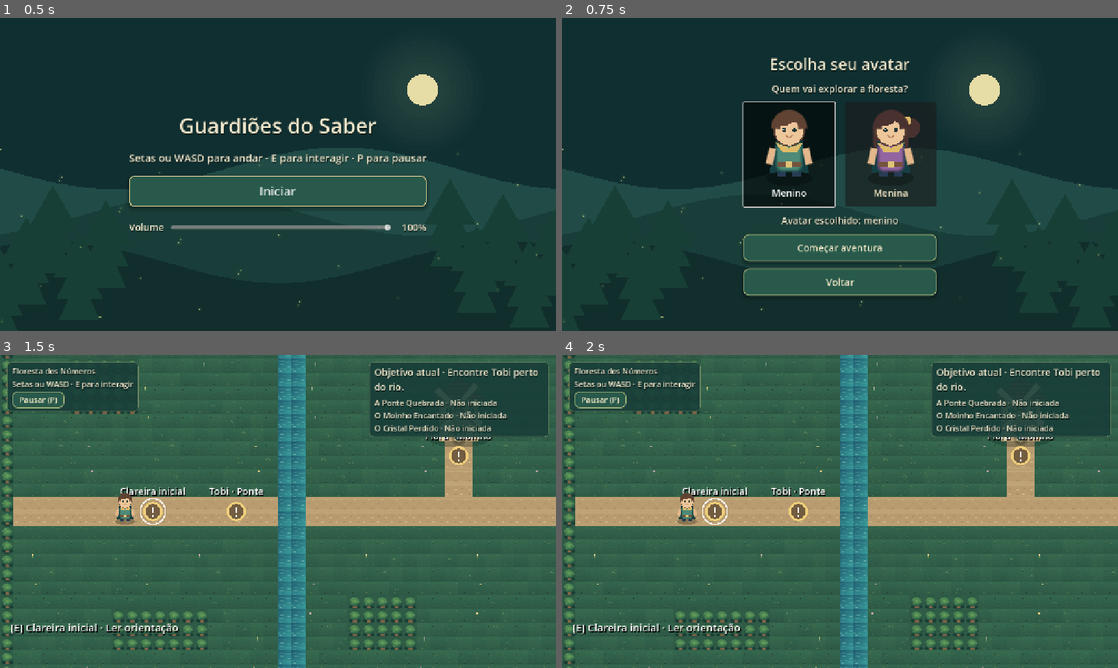
Above: before the commit, frames 1-4 (two rows, left to right).
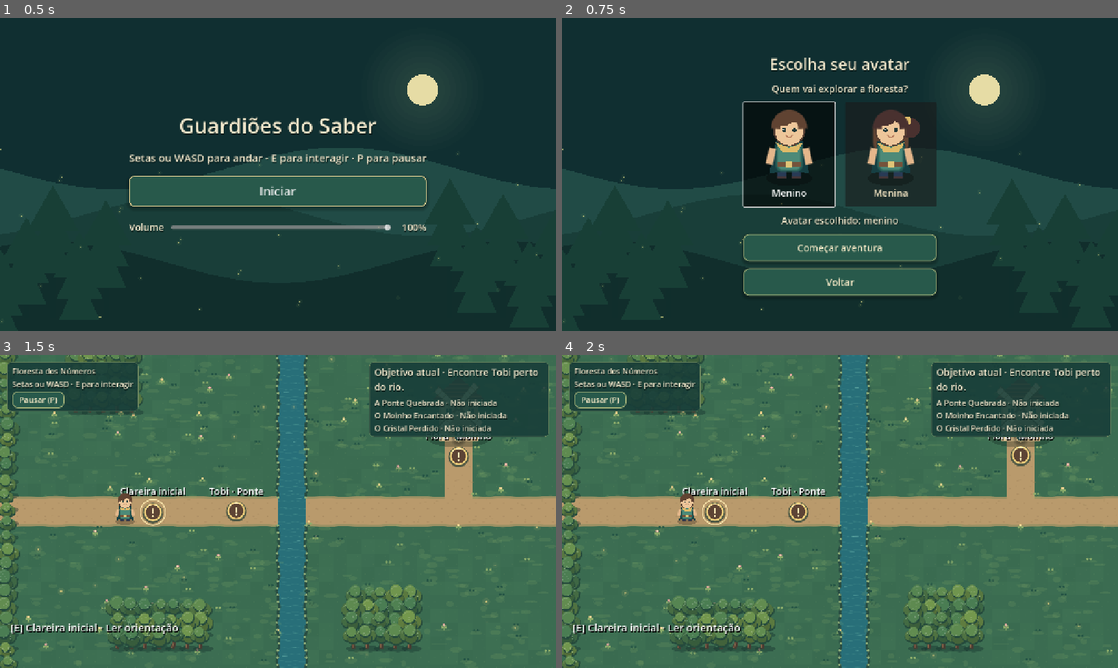
Above: after the commit, the same moments.

Repository: ArthurSalesse/Guardioes-do-Saber
Game: Godot game, scene res://scenes/main.tscn
The game is run twice, just before and just after one commit, with the same random seed, the same clock (stepped at 60 frames per second) and the same inputs.
Inputs:
- Up to frame 1 (0.5 s): no input
- Up to frame 2 (0.75 s): click "Iniciar" at 0.5 s
- Up to frame 3 (1.5 s): click "Começar aventura" at 1.25 s
- Up to frame 4 (2 s): no input

Frame 1 is identical in both runs. In frame 2, 0.3% of the frame differs, in the area x 38-62%, y 39-52%; in frame 3, 13%, in the area x 0-100%, y 0-100%; in frame 4, 13%.

Commit message:
Atualizações no cenário

Diff:
--- a/game/assets/forest_tiles.svg
+++ b/game/assets/forest_tiles.svg
@@ -1,8 +1,11 @@
 <svg xmlns="http://www.w3.org/2000/svg" width="224" height="32" viewBox="0 0 224 32">
-<defs><linearGradient id="grass" x2="0" y2="1"><stop stop-color="#386b50"/><stop offset="1" stop-color="#305c47"/></linearGradient><linearGradient id="water" x2="1" y2="1"><stop stop-color="#215c70"/><stop offset="1" stop-color="#389d9b"/></linearGradient><radialGradient id="leaf"><stop stop-colo …(117 unchanged characters)…
-<path fill="url(#grass)" d="M0 0h32v32H0z"/><g stroke="#6a9560" stroke-width=".8" opacity=".65"><path d="m4 9 1-3 2 3m14 14 1-4 2 3M11 29l1-3 2 2M25 6l2-2"/></g><g fill="#9aaf6b" opacity=".45"><circle cx="9" cy="16" r=".8"/><circle cx="27" cy="26" r=".7"/></g>
-<path fill="#b89c70" d="M32 0h32v32H32z"/><path d="M32 3h32M32 29h32" stroke="#c7ae80" stroke-width="4" opacity=".5"/><g fill="#8c785c" opacity=".5"><ellipse cx="40" cy="12" rx="2" ry="1"/><ellipse cx="57" cy="25" rx="2.4" ry="1.2"/></g><path d="m47 5 3 1m-14 19 4-1m15-10 5 1" stroke="#e1c495" stroke-linecap="round"/>
-<path fill="url(#water)" d="M64 0h32v32H64z"/><g fill="none" stroke-linecap="round"><path d="M65 7q7-3 14 0t16 0M64 24q8-3 16 0t15 0" stroke="#64b9af" opacity=".6"/><path d="M70 14h7m9 4h6M68 29h4" stroke="#b2e2cc" stroke-width="1.3" opacity=".6"/></g>
+<defs><radialGradient id="leaf"><stop stop-colo …(117 unchanged characters)…
+<path fill="#3e7053" d="M0 0h32v32H0z"/>
+<g fill="#9eb574" opacity=".20"><circle cx="9" cy="16" r="1"/><circle cx="27" cy="26" r=".8"/><circle cx="23" cy="7" r="1"/></g>
+<path fill="#b99a6c" d="M32 0h32v32H32z"/>
+<g fill="#8c7051" opacity=".3"><ellipse cx="40" cy="12" rx="2" ry="1"/><ellipse cx="57" cy="25" rx="2.4" ry="1.2"/></g>
+<path fill="#286f79" d="M64 0h32v32H64z"/>
+<path d="M64 8q8-3 16 0t16 0M64 25q8-3 16 0t16 0" fill="none" stroke="#61aca0" opacity=".32"/>
 <path fill="#305c47" d="M96 0h32v32H96z"/><ellipse cx="113" cy="27" rx="14" ry="5" fill="#193e35"/><path d="m108 31 2-1 …(256 unchanged characters)…
 <path fill="#305c47" d="M128 0h32v32h-32z"/><ellipse cx="144" cy="28" rx="15" ry="4" fill="#203e38"/><path d="m130 23 4 …(214 unchanged characters)…
 <path fill="#634c37" d="M160 0h32v32h-32z"/><g fill="#b58b55" stroke="#735337"><path d="M161 1h30v7h-30zM161 9h30v7h-30 …(191 unchanged characters)…
--- /dev/null
+++ b/game/scripts/forest_art.gd
@@ -0,0 +1,97 @@
+extends Node2D
+
+const TREE := 3
+var _obstacles: TileMapLayer
+var _trees: Array[Vector2] = []
+
+
+func configure(obstacles: TileMapLayer) -> void:
+	_obstacles = obstacles
+	for cell in obstacles.get_used_cells():
+		if obstacles.get_cell_atlas_coords(cell).x == TREE:
+			_trees.append(Vector2(cell * 32) + Vector2(16, 26))
+	_trees.sort_custom(func(a: Vector2, b: Vector2) -> bool: return a.y < b.y)
+	queue_redraw()
+
+
+func _draw() -> void:
+	if _obstacles == null:
+		return
+	var rng := RandomNumberGenerator.new()
+	rng.seed = 17081
+	_draw_path_edges()
+	# Manchas e vegetação distribuídas pelo chão.
+	for i in range(1450):
+		var p := Vector2(rng.randf_range(24, 1896), rng.randf_range(24, 1056))
+		var cell := Vector2i(p / 32.0)
+		if cell.y in [16, 17] or (cell.x in [32, 33] and cell.y in range(12, 16)):
+			if _obstacles.get_cell_source_id(cell) == -1 and cell.x not in [20, 21]:
+				_ellipse(p, Vector2(rng.randf_range(1, 4), 1.2), Color("9d81574d"))
+			continue
+		if _obstacles.get_cell_source_id(cell) != -1:
+			continue
+		_ellipse(p, Vector2(rng.randf_range(5, 19), rng.randf_range(2, 7)), Color("9dbf7020"))
+		if i % 3 == 0:
+			_draw_plant(p, i)
+	# Margens irregulares emolduram a água.
+	for side in [-1, 1]:
+		for span in [Vector2i(16, 512), Vector2i(576, 1080)]:
+			var bank := PackedVector2Array()
+			for y in range(span.x, span.y + 1, 4):
+				var edge := sin(y * 0.08) * 2.5 + sin(y * 0.27) * 1.2
+				bank.append(Vector2(672.0 + side * (32.0 + edge), y))
+			draw_polyline(bank, Color("294d42"), 5.0, true)
+			for i in range(0, bank.size(), 4):
+				draw_circle(bank[i], 2.4, Color("91ae79"), true, -1.0, true)
+	for p in _trees:
+		_ellipse(p + Vector2(4, 2), Vector2(23, 7), Color("142f2b65"))
+	for p in _trees:
+		_draw_tree(p, rng)
+
+
+func _draw_path_edges() -> void:
+	for y in [512.0, 576.0]:
+		var side := -1.0 if y == 512.0 else 1.0
+		var spans := [Vector2i(0, 640), Vector2i(704, 1280), Vector2i(1312, 1920)]
+		if y == 512.0:
+			spans[1] = Vector2i(704, 1024)
+			spans.append(Vector2i(1088, 1280))
+		for span in spans:
+			var edge := PackedVector2Array()
+			for x in range(span.x, span.y + 1, 4):
+				var roughness := 0.7 * sin(x * 0.11) + 1.2 * sin(x * 0.061)
+				edge.append(Vector2(x, y + side * roughness))
+			draw_polyline(edge, Color("9c9164"), 5.0, true)
+
+
+func _draw_plant(p: Vector2, index: int) -> void:
+	var leaf := Color("8ead6b") if index % 2 == 0 else Color("245445")
+	for side in [-1, 1]:
+		draw_line(p, p + Vector2(5 * side, -7), Color("416b4c"), 1.1, true)
+		draw_circle(p + Vector2(4 * side, -6), 2.3, leaf, true, -1.0, true)
+	if index % 4 == 0:
+		draw_line(p, p - Vector2(0, 11), leaf, 1.2, true)
+		draw_circle(p - Vector2(0, 11), 2.8, Color("eccb83") if index % 8 == 0 else Color("df9d9a"), true, -1.0, true)
+		draw_circle(p - Vector2(0, 11), 0.9, Color("fff0bd"), true, -1.0, true)
+
+
+func _draw_tree(p: Vector2, rng: RandomNumberGenerator) -> void:
+	var crown := p + Vector2(rng.randf_range(-5, 5), rng.randf_range(-30, -23))
+	var radius := rng.randf_range(15, 24)
+	var green := Color("477a52").lerp(Color("72954c"), rng.randf())
+	draw_line(p + Vector2(-2, 1), crown, Color("493b32"), 8, true)
+	draw_line(p + Vector2(-4, -1), crown, Color("876449"), 2, true)
+	for offset in [Vector2(-0.55, 0.1), Vector2(0.53, 0.12), Vector2(0.04, 0.38), Vector2(-0.1, -0.42)]:
+		var center: Vector2 = crown + offset * radius
+		draw_circle(center, radius * 0.69, Color("254a3c"), true, -1.0, true)
+		draw_circle(center - Vector2(1, 3), radius * 0.63, green.darkened(0.13 + offset.y * 0.35), true, -1.0, true)
+		draw_arc(center - Vector2(1, 3), radius * 0.48, 3.55, 5.0, 10, green.lightened(0.15), 1.5, true)
+	for i in range(7):
+		var speck := crown + Vector2(rng.randf_range(-0.7, 0.7), rng.randf_range(-0.75, 0.25)) * radius
+		draw_line(speck, speck + Vector2(3, -1), green.lightened(0.22), 1.1, true)
+
+
+func _ellipse(p: Vector2, radii: Vector2, color: Color) -> void:
+	draw_set_transform(p, 0.0, Vector2(1.0, radii.y / radii.x))
+	draw_circle(Vector2.ZERO, radii.x, color, true, -1.0, true)
+	draw_set_transform(Vector2.ZERO)
--- /dev/null
+++ b/game/scripts/forest_motion.gd
@@ -0,0 +1,45 @@
+extends Node2D
+
+var bridge_open := false
+var crystals: Array[Vector2] = []
+var _time := 0.0
+var _motes := PackedVector2Array()
+
+
+func _ready() -> void:
+	var rng := RandomNumberGenerator.new()
+	rng.seed = 725
+	for i in range(75):
+		_motes.append(Vector2(rng.randf_range(32, 1888), rng.randf_range(40, 1040)))
+
+
+func _process(delta: float) -> void:
+	_time += delta
+	queue_redraw()
+
+
+func _draw() -> void:
+	for i in range(58):
+		var y := fposmod(i * 19.0 + _time * (16.0 + i % 3 * 3.0), 1080.0)
+		if bridge_open and y > 508 and y < 579:
+			continue
+		var x := 646.0 + (i * 17) % 39 + sin(_time * 1.3 + i) * 3.0
+		var width := 6.0 + i % 4 * 3.0
+		var alpha := 0.17 + 0.13 * sin(_time * 2.0 + i)
+		draw_line(Vector2(x, y), Vector2(minf(x + width, 700), y - 1.2), Color(0.67, 0.97, 0.87, alpha), 1.4, true)
+
+	for i in range(_motes.size()):
+		var phase := _time * (0.6 + i % 5 * 0.14) + i
+		var p := _motes[i] + Vector2(cos(phase) * 22.0, sin(phase * 0.7) * 12.0)
+		var glow := 0.5 + 0.5 * sin(phase * 1.8)
+		var color := Color("f9da85") if p.x < 1280 else Color("a9ffe2")
+		draw_circle(p, 5.0 + glow * 3.0, Color(color, glow * 0.10), true, -1.0, true)
+		draw_circle(p, 1.0 + glow, Color(color, glow * 0.74), true, -1.0, true)
+
+	for crystal in crystals:
+		var point := crystal - Vector2(0, 4)
+		var pulse := 0.5 + 0.5 * sin(_time * 1.8 + point.y * 0.08)
+		draw_circle(point, 18.0 + pulse * 6.0, Color(0.43, 0.96, 0.85, 0.03 + pulse * 0.04), true, -1.0, true)
+		var sparkle := point + Vector2(7, -13 + sin(_time * 1.8 + point.x) * 3.0)
+		draw_line(sparkle - Vector2(0, 3), sparkle + Vector2(0, 3), Color(0.72, 1.0, 0.88, pulse * 0.8), 1.0, true)
+		draw_line(sparkle - Vector2(3, 0), sparkle + Vector2(3, 0), Color(0.72, 1.0, 0.88, pulse * 0.8), 1.0, true)
--- a/game/scripts/interaction_point.gd
+++ b/game/scripts/interaction_point.gd
@@ -3,6 +3,8 @@
 @export var point_id: StringName
 @export var dialogue_pages: Array[Resource] = []
 var selected := false
+var _marker_time := 0.0
+var _highlight := 0.0
 
 @export var title := ""
 @export_multiline var instruction := ""
@@ -22,10 +24,20 @@
 		queue_redraw()
 
 
+func _process(delta: float) -> void:
+	_marker_time += delta
+	_highlight = move_toward(_highlight, 1.0 if selected else 0.0, delta * 6.0)
+	queue_redraw()
+
+
 func _draw() -> void:
-	if selected:
-		draw_arc(Vector2.ZERO, 29, 0, TAU, 48, Color.WHITE, 3)
-	draw_circle(Vector2.ZERO, 22, Color("f0cf7b"))
-	draw_circle(Vector2.ZERO, 17, Color("735d41"))
-	draw_line(Vector2(0, -9), Vector2(0, 3), Color.WHITE, 4)
-	draw_circle(Vector2(0, 10), 2, Color.WHITE)
+	var bob := sin(_marker_time * 2.7 + position.x * 0.02) * 2.0
+	draw_set_transform(Vector2(0, bob))
+	draw_circle(Vector2(0, 2), 23, Color("233d35b3"), true, -1.0, true)
+	if _highlight > 0.0:
+		draw_arc(Vector2.ZERO, 25 + _highlight * 4, 0, TAU, 48, Color(1, 0.92, 0.69, _highlight), 2, true)
+	draw_circle(Vector2.ZERO, 20, Color("f0cf7b"), true, -1.0, true)
+	draw_circle(Vector2.ZERO, 16, Color("5d4435"), true, -1.0, true)
+	draw_arc(Vector2.ZERO, 17.5, 3.4, 5.4, 20, Color("fff0bc"), 1.1, true)
+	draw_line(Vector2(0, -8), Vector2(0, 3), Color("fff0bc"), 4, true)
+	draw_circle(Vector2(0, 9), 2, Color("fff0bc"), true, -1.0, true)
--- a/game/scripts/player.gd
+++ b/game/scripts/player.gd
@@ -6,6 +6,8 @@
 
 func _ready() -> void:
 	avatar = MissionManager.avatar
+	_tunic_style = _make_tunic()
+	_hair_style = _make_hair()
 	queue_redraw()
 
 
@@ -14,6 +16,11 @@
 var facing := Vector2.DOWN
 var walking := false
 var animation_time := 0.0
+var _idle_time := 0.0
+var _gait := 0.0
+var _step_phase := 0.0
+var _tunic_style: StyleBoxFlat
+var _hair_style: StyleBoxFlat
 
 
 func _physics_process(delta: float) -> void:
@@ -30,26 +37,40 @@
 		facing = direction
 	move_and_slide()
 	walking = get_real_velocity().length() > 1.0
+	_gait = move_toward(_gait, 1.0 if walking else 0.0, delta * 9.0)
+	_idle_time += delta
 	animation_time = animation_time + delta if walking else 0.0
+	if _gait > 0.0:
+		_step_phase += delta * 16.0
+	else:
+		_step_phase = 0.0
 	queue_redraw()
 
 
 func _draw() -> void:
-	var stride := sin(animation_time * 16.0) * 5.0 if walking else 0.0
+	if _tunic_style == null:
+		return
+	var stride := sin(_step_phase) * _gait
+	var lift := absf(stride) * 3.2
+	var breathing := sin(_idle_time * 3.0) * (1.0 - _gait)
+	var sway := facing.x * stride * 1.5
 	draw_ellipse_shadow()
+	for side in [-1, 1]:
+		var foot := Vector2(side * 7.0, 22.0 + side * stride * 5.0)
+		draw_line(Vector2(side * 7, 9 - lift), foot, Color("283b55"), 8, true)
+		draw_line(foot, foot + Vector2(facing.x * 3.0, 1), Color("453638"), 8, true)
+	draw_set_transform(Vector2(sway, breathing - lift), facing.x * _gait * 0.045)
 	if avatar == &"girl":
-		draw_style_box(_hair(), Rect2(-17, -37, 34, 40))
+		draw_style_box(_hair_style, Rect2(-17, -37, 34, 40))
 		draw_circle(Vector2(18, -25 + stride * 0.3), 10, Color("49312f"))
 		draw_circle(Vector2(16, -32), 4, Color("dfbb69"))
-	draw_line(Vector2(-7, 8), Vector2(-7, 22 + stride), Color("283b55"), 8)
-	draw_line(Vector2(7, 8), Vector2(7, 22 - stride), Color("283b55"), 8)
 	# Capa, túnica, cinto e mochila compõem a silhueta do guardião.
-	draw_colored_polygon(PackedVector2Array([Vector2(-13, -12), Vector2(13, -12), Vector2(19, 19), Vector2(0, 15), Vector2(-19, 19)]), Color("163f43"))
-	draw_style_box(_tunic(), Rect2(-13, -12, 26, 29))
+	draw_colored_polygon(PackedVector2Array([Vector2(-13, -12), Vector2(13, -12), Vector2(19 + stride * 3, 19), Vector2(stride * 4, 15), Vector2(-19 + stride * 3, 19)]), Color("163f43"))
+	draw_style_box(_tunic_style, Rect2(-13, -12, 26, 29))
 	draw_line(Vector2(-11, 10), Vector2(11, 10), Color("75533b"), 5)
 	draw_rect(Rect2(-3, 7, 6, 6), Color("dfc477"))
-	draw_line(Vector2(-16, -5), Vector2(-19, 9 - stride), Color("e4b78b"), 6, true)
-	draw_line(Vector2(16, -5), Vector2(19, 9 + stride), Color("e4b78b"), 6, true)
+	draw_line(Vector2(-16, -5), Vector2(-19, 9 - stride * 5.0), Color("e4b78b"), 6, true)
+	draw_line(Vector2(16, -5), Vector2(19, 9 + stride * 5.0), Color("e4b78b"), 6, true)
 	draw_circle(Vector2(0, -23), 15.5, Color("553e32"))
 	draw_circle(Vector2(0, -22), 13.5, Color("edc69a"))
 	draw_arc(Vector2(0, -25), 13, PI, TAU, 20, _hair_color(), 8, true)
@@ -62,12 +83,13 @@
 		draw_arc(Vector2(eye_x, -19), 3, 0.2, PI - 0.2, 10, Color("a96d51"), 1, true)
 	else:
 		draw_circle(Vector2(0, -25), 12, _hair_color())
-		draw_style_box(_tunic(), Rect2(-10, -8, 20, 23))
+		draw_style_box(_tunic_style, Rect2(-10, -8, 20, 23))
 		draw_rect(Rect2(-7, -4, 14, 15), Color("a08050"))
 	draw_colored_polygon(PackedVector2Array([Vector2(-13,-11), Vector2(0,-6), Vector2(13,-11), Vector2(8,-2), Vector2(-7,-2)]), Color("dfbb69"))
+	draw_set_transform(Vector2.ZERO)
 
 
-func _tunic() -> StyleBoxFlat:
+func _make_tunic() -> StyleBoxFlat:
 	var box := StyleBoxFlat.new()
 	box.bg_color = Color("9365a0") if avatar == &"girl" else Color("4d8a78")
 	box.border_color = Color("62466f") if avatar == &"girl" else Color("296057")
@@ -86,7 +108,7 @@
 	return Color("49312f") if avatar == &"girl" else Color("604332")
 
 
-func _hair() -> StyleBoxFlat:
+func _make_hair() -> StyleBoxFlat:
 	var box := StyleBoxFlat.new()
 	box.bg_color = _hair_color()
 	box.set_corner_radius_all(14)
--- a/game/scripts/world.gd
+++ b/game/scripts/world.gd
@@ -15,11 +15,15 @@
 const BRIDGE_CELLS: Array[Vector2i] = [Vector2i(20, 16), Vector2i(21, 16), Vector2i(20, 17), Vector2i(21, 17)]
 const CAVE_GATE: Array[Vector2i] = [Vector2i(40, 16), Vector2i(40, 17)]
 const SPAWN := Vector2(288, 544)
+const CRYSTALS: Array[Vector2] = [Vector2(1640, 466), Vector2(1748, 481), Vector2(1728, 420)]
+const ForestArt = preload("res://scripts/forest_art.gd")
+const ForestMotion = preload("res://scripts/forest_motion.gd")
 
 @onready var ground: TileMapLayer = $Ground
 @onready var obstacles: TileMapLayer = $Obstacles
 @onready var progress = $Progress
 @onready var mill_sails: Node2D = $MillSails
+var _motion: ForestMotion
 var interaction_enabled := true
 var active_point: Area2D
 var _last_prompt := ""
@@ -33,6 +37,13 @@
 	obstacles.tile_set = tiles
 	mill_sails.draw.connect(_draw_mill_sails)
 	_build_map()
+	var art := ForestArt.new()
+	art.z_index = -1
+	add_child(art)
+	art.configure(obstacles)
+	_motion = ForestMotion.new()
+	_motion.crystals = CRYSTALS
+	add_child(_motion)
 	progress.changed.connect(_apply_progress)
 	_apply_progress()
 
@@ -54,6 +65,8 @@
 			for variant in range(1, 5):
 				atlas.create_alternative_tile(coords, variant)
 				atlas.get_tile_data(coords, variant).modulate = Color(1.0 - variant * 0.018, 1.0 - variant * 0.012, 1.0 - variant * 0.008)
+		if index == TREE:
+			atlas.get_tile_data(coords, 0).modulate.a = 0.0
 		if index in [WATER, TREE, ROCK, GATE]:
 			var data := atlas.get_tile_data(coords, 0)
 			data.set_collision_polygons_count(0, 1)
@@ -87,6 +100,7 @@
 
 
 func _apply_progress() -> void:
+	_motion.bridge_open = progress.is_completed(&"bridge")
 	for cell in BRIDGE_CELLS:
 		if progress.is_completed(&"bridge"):
 			ground.set_cell(cell, 0, Vector2i(BRIDGE, 0))
@@ -175,17 +189,6 @@
 			var plank := Rect2(640 + index * 64.0 / 12.0, 512 - drop, 64.0 / 12.0, 64)
 			draw_rect(plank, Color("ac794f"))
 			draw_line(plank.position, plank.position + Vector2(0, 64), Color("64452f"))
-	# Pequenos detalhes determinísticos: não alteram colisões ou objetivos.
-	for i in range(320):
-		var cell := Vector2i(2 + (i * 17) % 56, 2 + (i * 11) % 30)
-		if cell.y in [15, 16, 17, 18] or cell.x in [20, 21, 40] or obstacles.get_cell_source_id(cell) != -1:
-			continue
-		var pos := Vector2(cell * 32) + Vector2(8 + i % 15, 10 + i % 12)
-		if i % 4 == 0:
-			draw_line(pos, pos + Vector2(0, -6), Color("80a666"), 1, true)
-			draw_circle(pos + Vector2(0, -7), 2.1, Color("e6cb84") if i % 8 == 0 else Color("c9a7ae"))
-		else:
-			draw_arc(pos, 4, PI, TAU, 6, Color("58845a"), 1, true)
 	# Moinho de pedra e madeira com telhado, janelas e velas.
 	draw_set_transform(Vector2(1056, 375), 0, Vector2(1, 0.3))
 	draw_circle(Vector2.ZERO, 73, Color(0.04, 0.12, 0.1, 0.3))
@@ -212,7 +215,7 @@
 	draw_colored_polygon(PackedVector2Array([Vector2(1707,366),Vector2(1758,405),Vector2(1776,512),Vector2(1730,486),Vector2(1716,415)]), Color("455f60"))
 	draw_circle(Vector2(1696, 463), 44, Color("112f36"))
 	draw_rect(Rect2(1652, 463, 88, 49), Color("112f36"))
-	for pos in [Vector2(1640, 466), Vector2(1748, 481), Vector2(1728, 420)]:
+	for pos in CRYSTALS:
 		draw_circle(pos, 18, Color(0.35, 0.85, 0.8, 0.08))
 		draw_colored_polygon(PackedVector2Array([pos + Vector2(0,-17),pos + Vector2(7,-5),pos + Vector2(4,9),pos + Vector2(-5,7),pos + Vector2(-7,-5)]), Color("70c9bd"))
 		draw_line(pos + Vector2(0,-14), pos + Vector2(0,6), Color("c0eed7"), 2, true)
@@ -228,5 +231,7 @@
 		])
 		mill_sails.draw_colored_polygon(sail, Color("eee1b5"))
 		mill_sails.draw_polyline(sail, Color("bda578"), 1, true)
+		for rib in [29, 41, 53]:
+			mill_sails.draw_line(arm * rib, arm * rib + side * lerpf(10.0, 15.0, (rib - 18.0) / 46.0), Color("c0a274"), 1.4, true)
 	mill_sails.draw_circle(Vector2.ZERO, 9, Color("73563e"))
 	mill_sails.draw_circle(Vector2.ZERO, 4, Color("d9bb77"))
Not shown, added: game/scripts/forest_art.gd.uid
Not shown, added: game/scripts/forest_motion.gd.uid
Not shown, removed: docs/CONTRIBUTING.md
